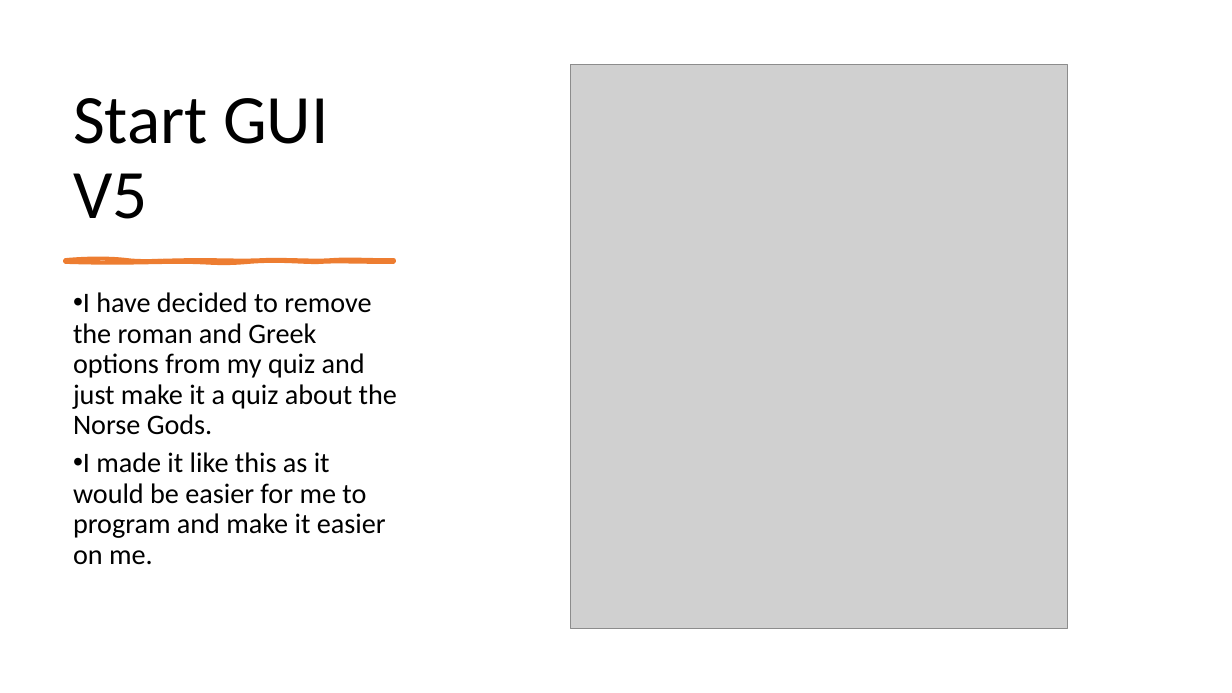
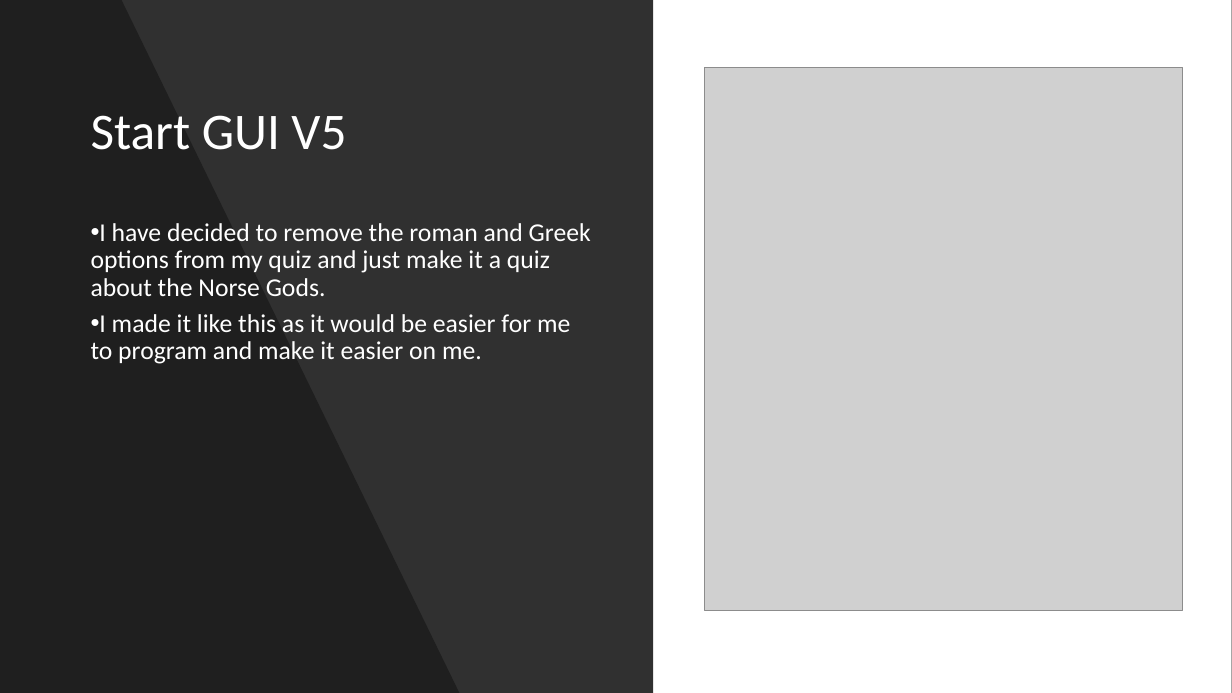
Before and after one commit to morrisj70800/01_Assesment, a slide deck: slide 9 of Programming Assesment.pptx. Drawn at 1232x693 pixels with LibreOffice and Linux fonts; fonts in the diff are those of the drawing; grey boxes stand for pictures. Boxes give left, top, right and bottom in pixels: in the first picture for what was removed or moved away, otherwise in the second. Text is boxed around its words. In the diff, an @@ line names an element or a change of style, - is before the commit and + after.

```diff
--- a/Programming Assesment.pptx
+++ b/Programming Assesment.pptx
@@ background #FFFFFF to #000000 @@
@@ rectangle added at <box>0,0,1232,693</box>, fill #FFFFFF @@
@@ rectangle added at <box>0,0,653,693</box>, fill #000000 at 81% opacity @@
@@ freeform shape added at <box>0,0,459,693</box>, fill #000000 at 35% opacity @@
@@ title "Start GUI V5": place and size @@
-title "Start GUI V5" at <box>73,98,328,219</box>
+title "Start GUI V5" at <box>91,115,346,150</box>
@@ title "Start GUI V5" at <box>91,115,346,150</box>: size 54 to 40 pt, text colour #000000 to #FFFFFF; vertical alignment bottom to middle @@
@@ picture: place and size @@
-picture at <box>571,65,1067,628</box>
+picture at <box>704,67,1183,611</box>
@@ text "I have decided to remove ...": place and size @@
-text "I have decided to remove ..." at <box>73,292,397,565</box>
+text "I have decided to remove ..." at <box>91,223,591,364</box>
@@ text "I have decided to remove ..." at <box>91,223,591,364</box>: size 22 to 20 pt, text colour #000000 to #FFFFFF @@
@@ freeform shape removed at <box>65,260,394,262</box> @@
```
Also in this commit, not shown: 11 other slides changed, 1 slide added, 3 other files.
